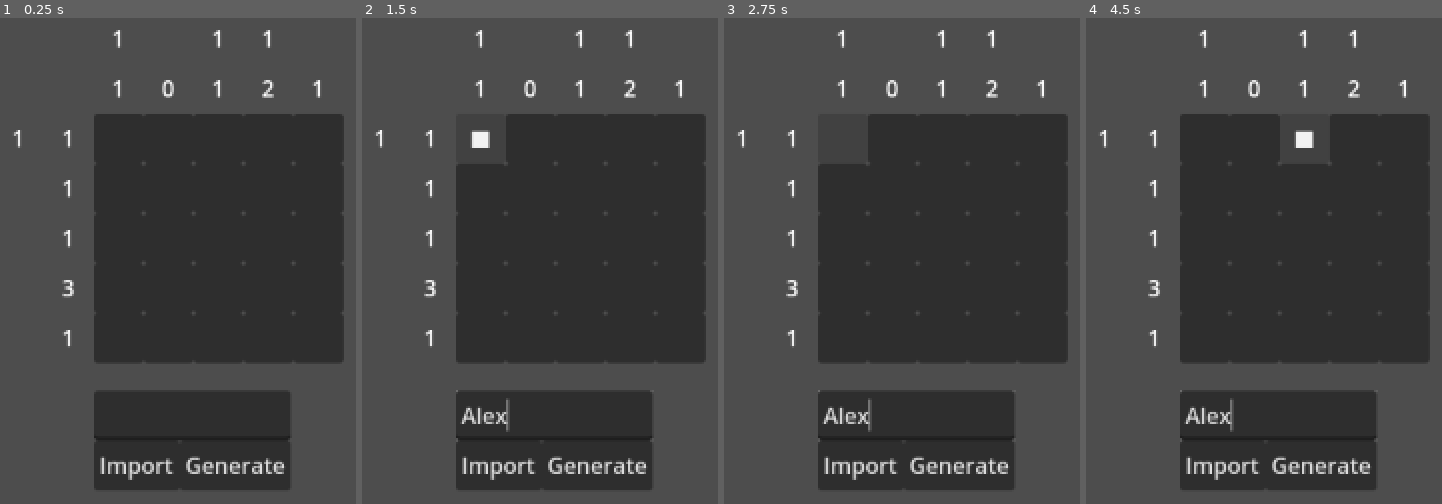
Above: before the commit, frames 1-4 (left to right).
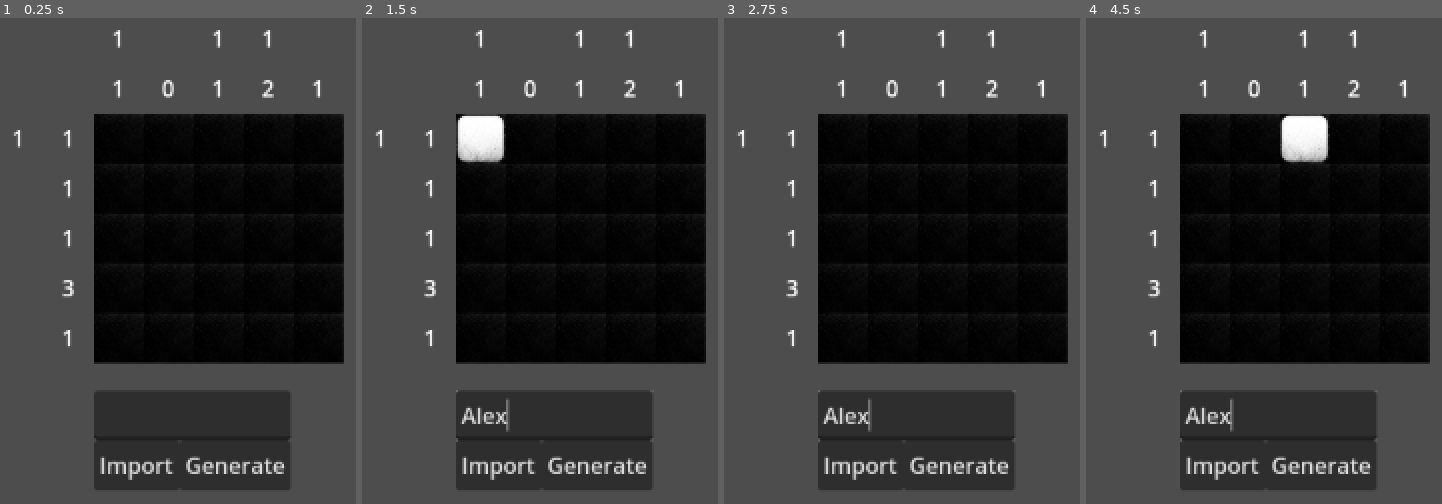
Above: after the commit, the same moments.

Repository: cloddity/picross3x
Game: Godot game, scene res://scenes/game.tscn
Two runs of this game, one before a commit and one after it. Both use one fixed random seed, a clock stepped at 60 frames per second and the inputs below.
Inputs (mouse positions are in pixels of both pictures, inside the frame that each line leads up to):
- Up to frame 1 (0.25 s): no input
- Up to frame 2 (1.5 s): click (554, 416) at 0.52 s; type "Alex" at 0.6 s; click (479, 139) at 1.25 s
- Up to frame 3 (2.75 s): click (841, 139) at 2 s
- Up to frame 4 (4.5 s): click (1253, 139) at 2.77 s; click (1253, 139) at 3.5 s, where only the run before the commit has a clickable "■"; click (1303, 139) at 4.27 s

The runs differ from the first frame. In frame 1, 36% of the frame differs, in the area x 26-97%, y 19-72%; in frame 2, 35%; in frame 3, 36%; in frame 4, 35%.

Commit message:
px icons added

Diff:
--- a/scenes/game.tscn
+++ b/scenes/game.tscn
@@ -2,7 +2,6 @@
 
 [ext_resource type="Script" uid="uid://dgu5t285agx4i" path="res://scripts/px_game.gd" id="1_uwrxv"]
 [ext_resource type="PackedScene" uid="uid://drlex6la3dhvk" path="res://scenes/picross/board/board.tscn" id="2_lnu2h"]
-
 
 [node name="Game" type="Control"]
 layout_mode = 3
--- a/scenes/picross/tiles/tile.tscn
+++ b/scenes/picross/tiles/tile.tscn
@@ -1,7 +1,12 @@
-[gd_scene load_steps=2 format=3 uid="uid://c8thhbnoxbdoy"]
+[gd_scene load_steps=3 format=3 uid="uid://c8thhbnoxbdoy"]
 
 [ext_resource type="Script" uid="uid://btjebyd1v2xyh" path="res://scripts/px_tile.gd" id="1_e7h5d"]
+[ext_resource type="Texture2D" uid="uid://o73rgb12ie73" path="res://img/sqr_black.png" id="1_m0p8g"]
 
-
-[node name="tile" type="Button"]
+[node name="tile" type="TextureButton"]
+offset_right = 8.0
+offset_bottom = 8.0
+texture_normal = ExtResource("1_m0p8g")
+ignore_texture_size = true
+stretch_mode = 0
 script = ExtResource("1_e7h5d")
--- a/scripts/px_tile.gd
+++ b/scripts/px_tile.gd
@@ -1,16 +1,20 @@
-extends Button
+extends TextureButton
 
 signal tile_pressed
 signal tile_hovered(tile: Node)
 
 const UNIT_CONST = 36
 
+var pxtile_empty = preload("res://img/sqr_black.png")
+var pxtile_filled = preload("res://img/sqr_white.png")
+var pxtile_cross = preload("res://img/sqr_cross.png")
+
 var is_filled: bool = false
 var is_marked: int = 0
 var grid_position: Vector2i
 
 func _ready():
-	text = ""
+	texture_normal = pxtile_empty
 	toggle_mode = false
 	focus_mode = Control.FOCUS_NONE
 	custom_minimum_size = Vector2(UNIT_CONST, UNIT_CONST)
@@ -32,12 +36,14 @@
 
 func untoggle_fill():
 	is_marked = 0
-	text = ""
+	texture_normal = pxtile_empty
+
 
 func toggle_fill():
 	is_marked = 1
-	text = "■"
+	texture_normal = pxtile_filled
+
 
 func toggle_x():
 	is_marked = 2
-	text = "X"
+	texture_normal = pxtile_cross
Not shown, added: img/Beat.png.import
Binary file added: img/bg1.png
Not shown, added: img/bg1.png.import
Binary file added: img/bg2.png
Not shown, added: img/bg2.png.import
Not shown, added: img/cosmicspirit.png.import
Binary file removed: img/neutral.png
Binary file added: img/sqr_black.png
Not shown, added: img/sqr_black.png.import
Binary file added: img/sqr_cross.png
Not shown, added: img/sqr_cross.png.import
Binary file added: img/sqr_dot.png
(and 7 more such lines)
